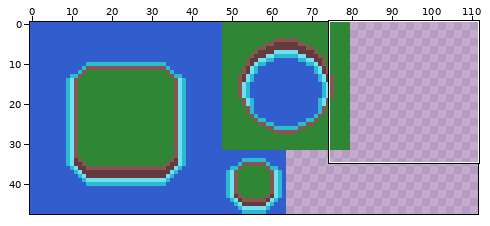
Pixel-art file: world/overworld/tilemap.aseprite. The first picture is a wide view before the edit; the outline marks the close-up.
Close-up. Before the edit:
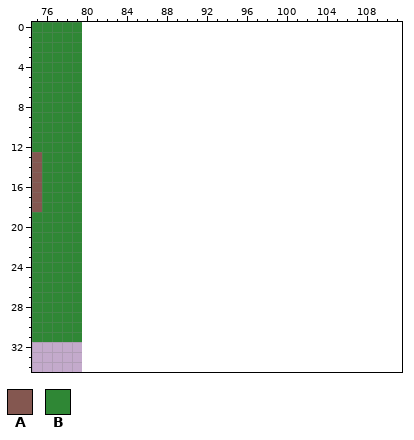
80x48 pixels, 1 frame. Shown: x 75..111, y 0..34. The old version is drawn lined up with the new one, on the new canvas.
Palette (. is transparent): A #845750  B #2f8735
Pixels before, first column x 75:
 0 BBBBB
 1 BBBBB
 2 BBBBB
 3 BBBBB
 4 BBBBB
 5 BBBBB
 6 BBBBB
 7 BBBBB
 8 BBBBB
 9 BBBBB
10 BBBBB
11 BBBBB
12 BBBBB
13 ABBBB
14 ABBBB
15 ABBBB
16 ABBBB
17 ABBBB
18 ABBBB
19 BBBBB
20 BBBBB
21 BBBBB
22 BBBBB
23 BBBBB
24 BBBBB
25 BBBBB
26 BBBBB
27 BBBBB
28 BBBBB
29 BBBBB
30 BBBBB
31 BBBBB
After:
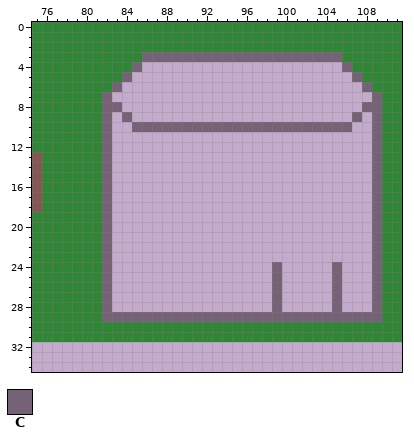
Colours new in this view: C #756276
The commit says: starting on a building
Change:
canvas 80x48 -> 112x48
Changed rows in their new state; - is an unchanged pixel.
first column x 80:
 0 BBBBBBBBBBBBBBBBBBBBBBBBBBBBBBBB
 1 BBBBBBBBBBBBBBBBBBBBBBBBBBBBBBBB
 2 BBBBBBBBBBBBBBBBBBBBBBBBBBBBBBBB
 3 BBBBBBCCCCCCCCCCCCCCCCCCCCBBBBBB
 4 BBBBBC--------------------CBBBBB
 5 BBBBC----------------------CBBBB
 6 BBBC------------------------CBBB
 7 BBC--------------------------CBB
 8 BBCC------------------------CCBB
 9 BBC-C----------------------C-CBB
10 BBC--CCCCCCCCCCCCCCCCCCCCCC--CBB
11 BBC--------------------------CBB
12 BBC--------------------------CBB
13 BBC--------------------------CBB
14 BBC--------------------------CBB
15 BBC--------------------------CBB
16 BBC--------------------------CBB
17 BBC--------------------------CBB
18 BBC--------------------------CBB
19 BBC--------------------------CBB
20 BBC--------------------------CBB
21 BBC--------------------------CBB
22 BBC--------------------------CBB
23 BBC--------------------------CBB
24 BBC----------------C-----C---CBB
25 BBC----------------C-----C---CBB
26 BBC----------------C-----C---CBB
27 BBC----------------C-----C---CBB
28 BBC----------------C-----C---CBB
29 BBCCCCCCCCCCCCCCCCCCCCCCCCCCCCBB
30 BBBBBBBBBBBBBBBBBBBBBBBBBBBBBBBB
31 BBBBBBBBBBBBBBBBBBBBBBBBBBBBBBBB
Where, in picture pixels (left, top, right, bottom), the same in both close-ups:
added: (82, 22, 402, 342)
